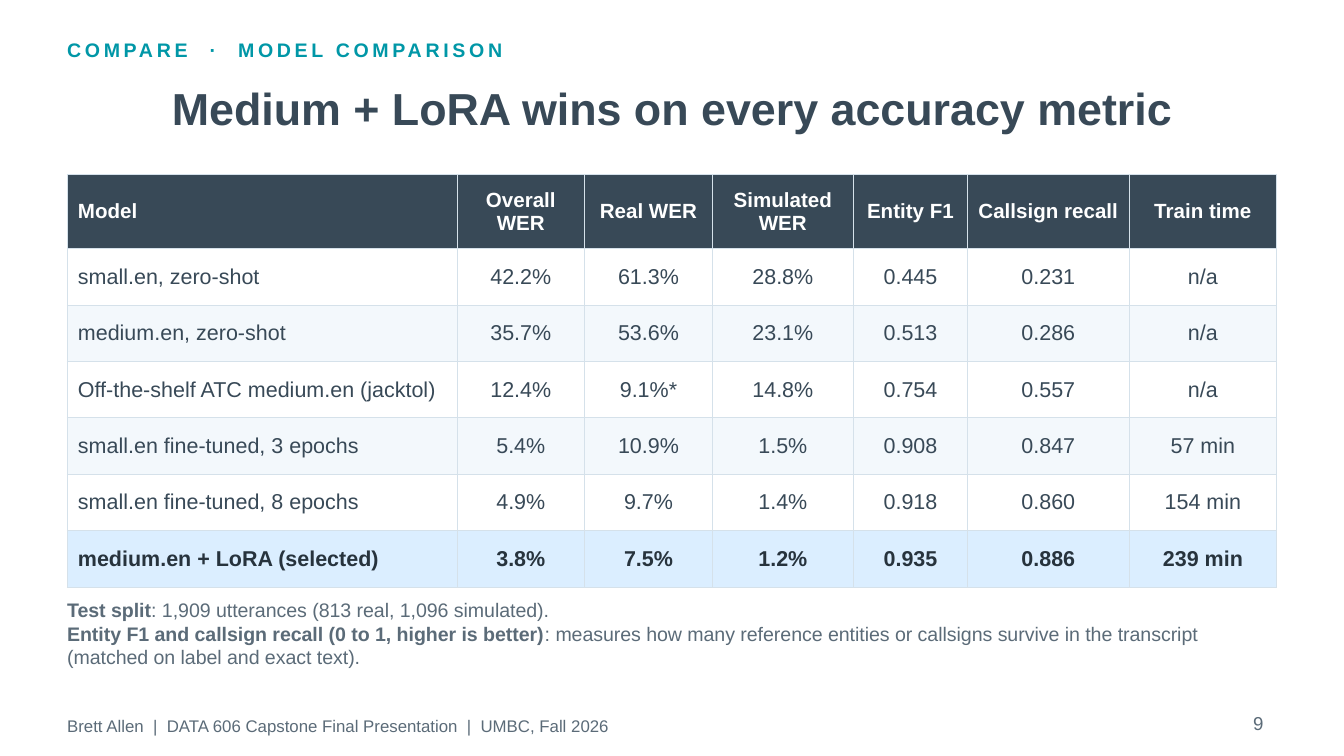
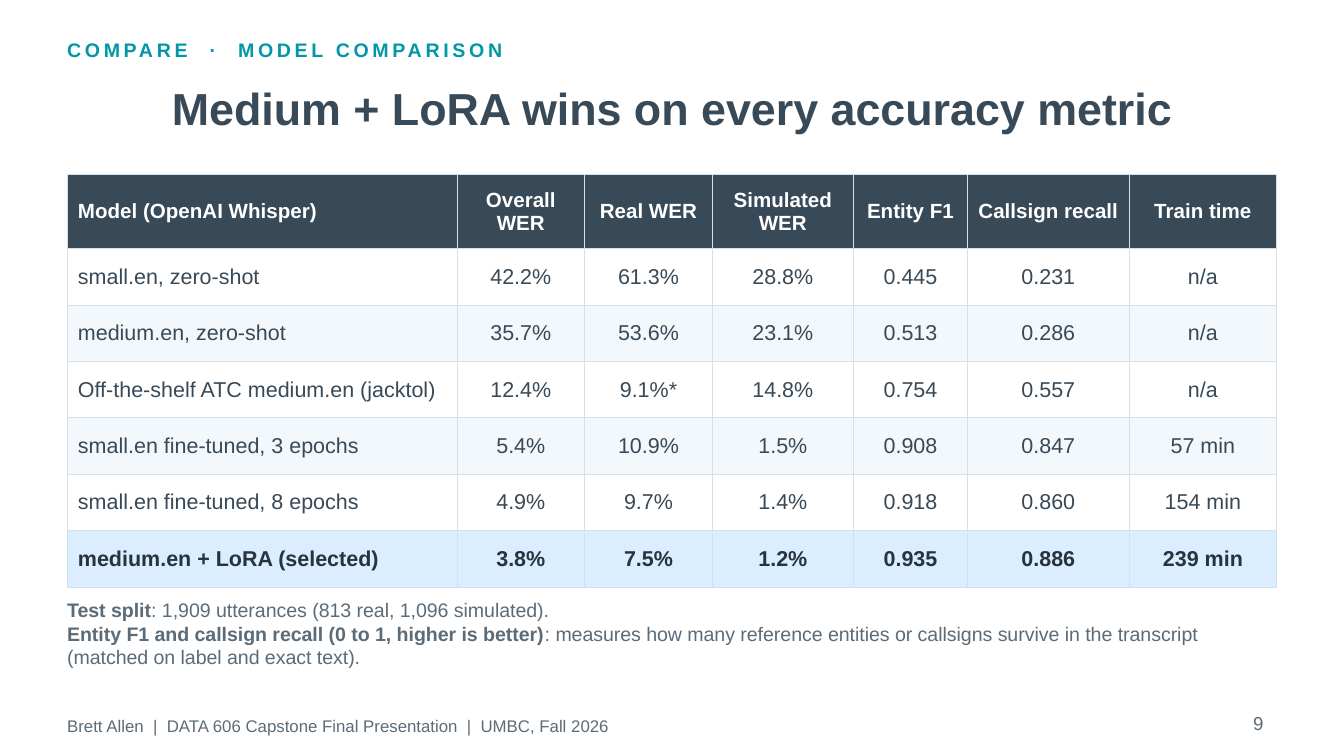
Before and after one commit to BrettFX/UMBC-DATA606-Capstone, a slide deck: slide 9 of docs/Allen_DATA_606_Capstone_Final.pptx. Drawn at 1344x756 pixels with LibreOffice and Linux fonts; fonts in the diff are those of the drawing. Boxes give left, top, right and bottom in pixels: in the first picture for what was removed or moved away, otherwise in the second. Text is boxed around its words. In the diff, an @@ line names an element or a change of style, - is before the commit and + after.

```diff
--- a/docs/Allen_DATA_606_Capstone_Final.pptx
+++ b/docs/Allen_DATA_606_Capstone_Final.pptx
@@ table at [67, 175, 1277, 587] @@
-row 1, column 1: Model
+row 1, column 1: Model (OpenAI Whisper)
```
Also in this commit, not shown: 5 other slides changed.
